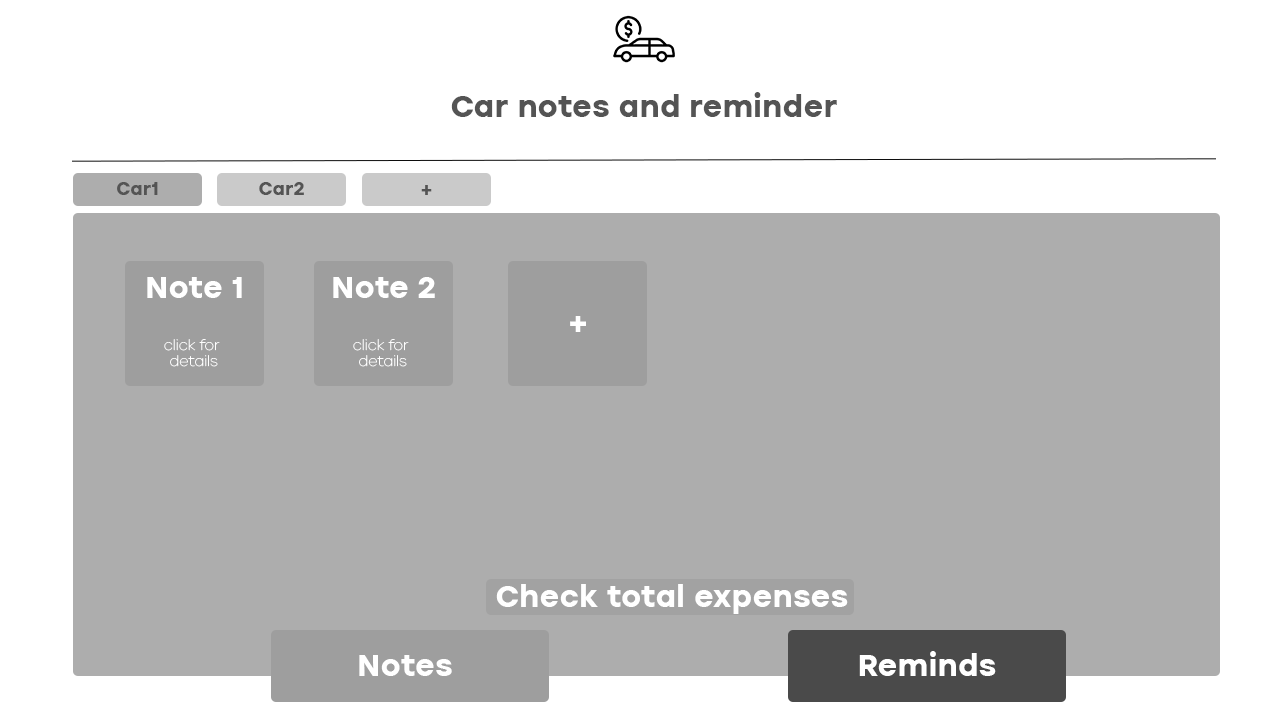
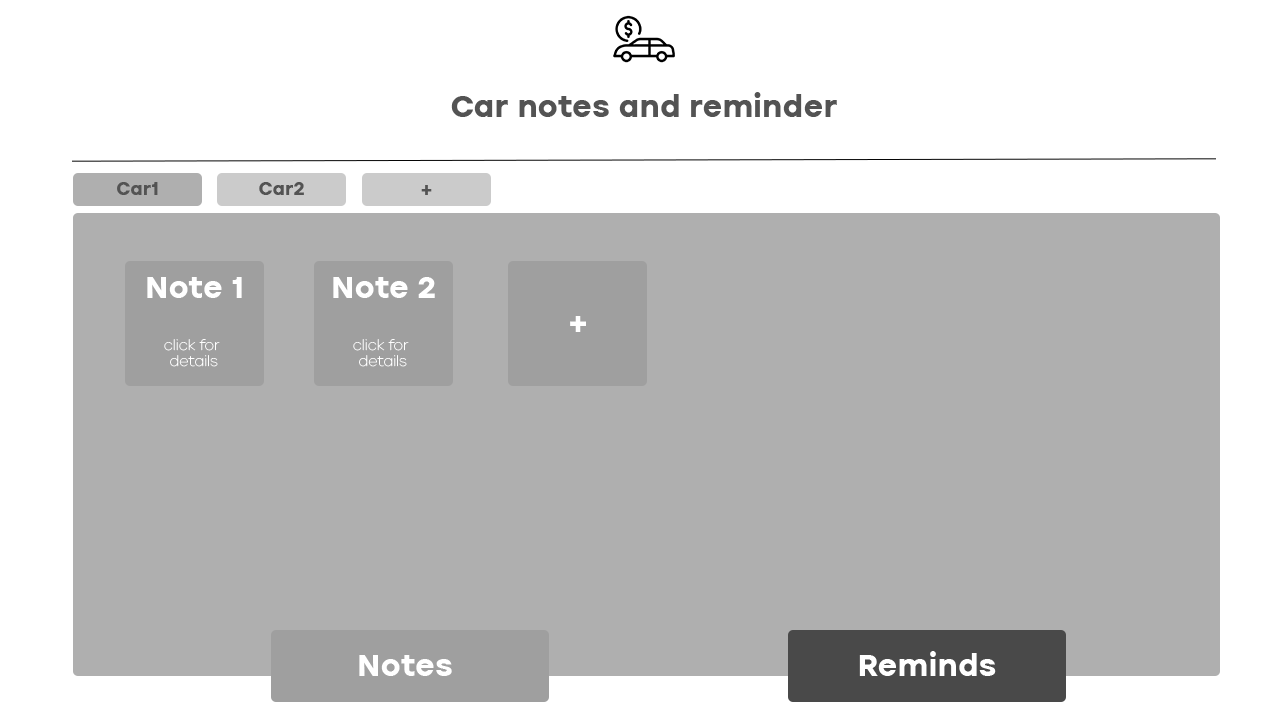
Before/after of a 1280 × 720 layered artwork. What changed in the layer stack:
painted on "Прямоугольник, скругл. углы 3 kопировать", unmasked it over [859, 651, 996, 676]
removed layer "Check total expenses" over [496, 584, 848, 614]
removed layer "Прямоугольник, скругл. углы 5" over [486, 579, 854, 615]
painted on "Прямоугольник, скругл. углы 4 kопировать", unmasked it over [338, 279, 435, 367]
painted on "Прямоугольник, скругл. углы 4", unmasked it over [152, 281, 222, 367]
painted on "Прямоугольник, скругл. углы 3", unmasked it over [364, 659, 452, 676]
painted on "+" (2nd of 2) over [421, 185, 432, 195]
painted on "Прямоугольник, скругл. углы 2 kопировать 2", unmasked it over [421, 185, 432, 195]
painted on "Car2" over [259, 182, 304, 195]
painted on "Прямоугольник, скругл. углы 2 kопировать", unmasked it over [259, 182, 304, 195]
painted on "Car1" over [117, 182, 158, 195]
painted on "Прямоугольник, скругл. углы 2", unmasked it over [117, 182, 158, 195]
painted on "Прямоугольник, скругл. углы 1", unmasked it over [152, 279, 996, 676]
painted on "Фигура 1", unmasked it over [72, 158, 1216, 162]
painted on "istockphoto-1320670580-612x612" over [613, 15, 675, 62]
painted on "Car notes and reminder" over [451, 92, 837, 117]
